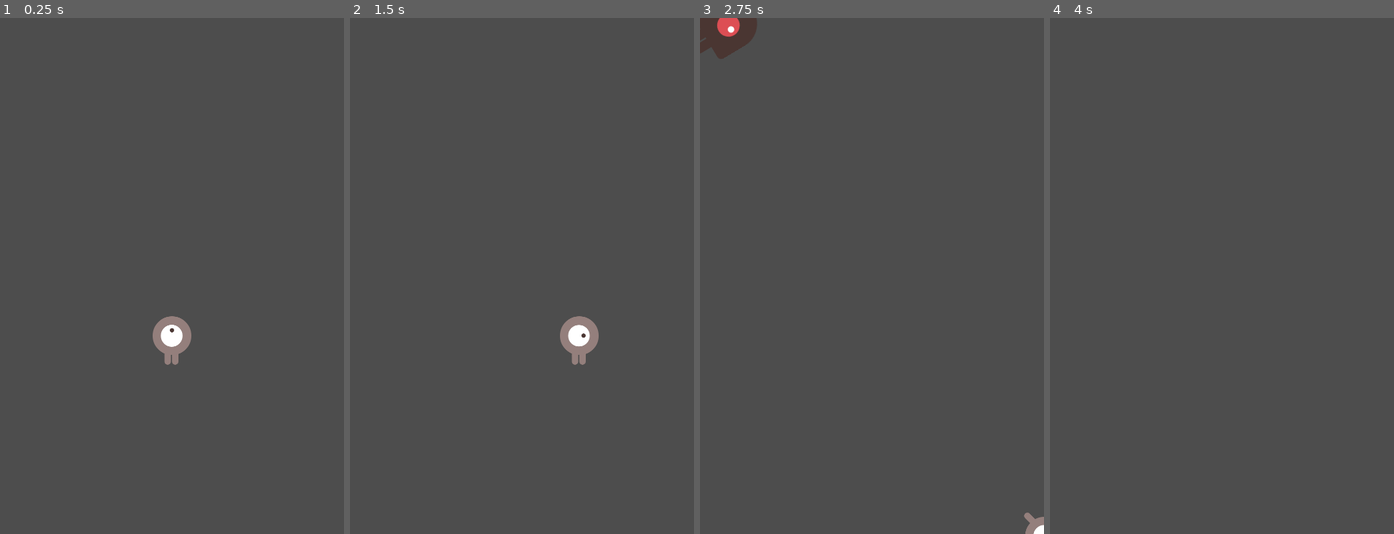
Above: before the commit, frames 1-4 (left to right).
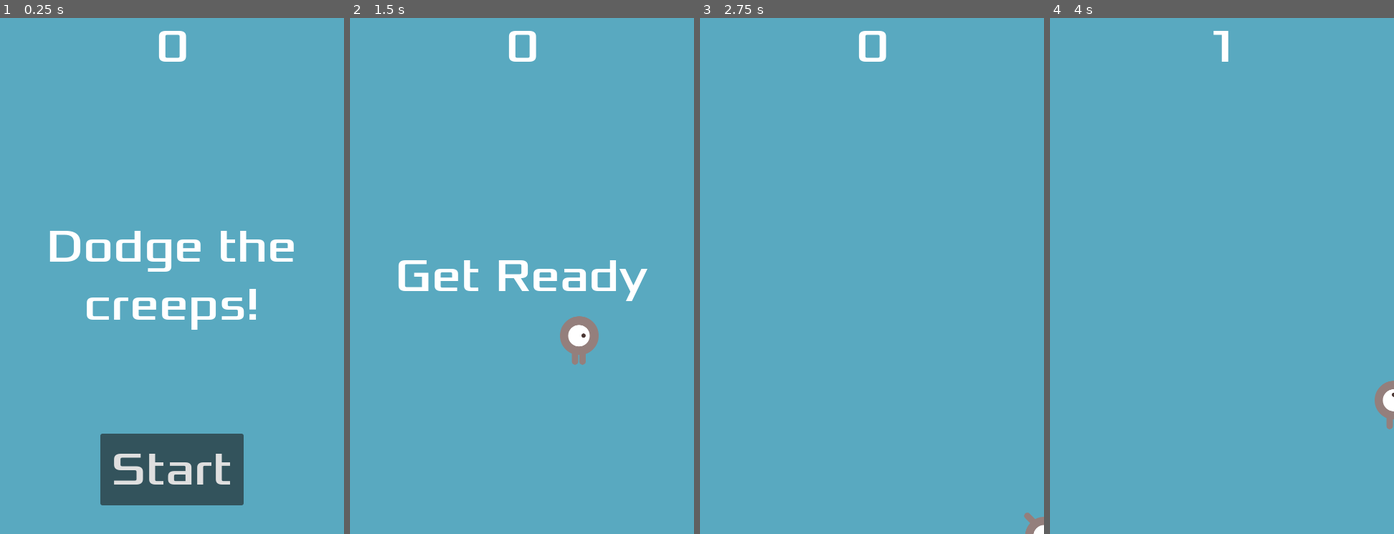
Above: after the commit, the same moments.

Repository: Josiassejod1/2DGame
Game: Godot game, scene res://main.tscn
Same seed, same stepped clock (60 frames per second), same inputs: the game is played once before the commit and once after it.
Inputs (mouse positions are in pixels of both pictures, inside the frame that each line leads up to):
- Up to frame 1 (0.25 s): no input
- Up to frame 2 (1.5 s): click (522, 472) at 0.5 s, where only the run after the commit has a clickable "Start"; tap Enter at 1.25 s; hold Right (move_right) from 1.28 s (still down)
- Up to frame 3 (2.75 s): release Right (move_right) at 2.03 s; hold Down (move_down) from 2.03 s (still down)
- Up to frame 4 (4 s): release Down (move_down) at 2.78 s; hold Right (move_right) 2.78-3.53 s; hold Up (move_up) from 3.53 s (still down)

The runs differ from the first frame. In frame 1, 100% of the frame differs, in the area x 0-100%, y 0-100%; in frame 2, 99%; in frame 3, 100%; in frame 4, 100%.
Error after the commit: Cannot call method 'instantiate' on a null value. (res://main.gd:41)

Commit message:
final updates

Diff:
--- /dev/null
+++ b/hud.gd
@@ -0,0 +1,38 @@
+extends CanvasLayer
+
+signal start_game
+# Called when the node enters the scene tree for the first time.
+func _ready():
+	pass # Replace with function body.
+
+
+# Called every frame. 'delta' is the elapsed time since the previous frame.
+func _process(delta):
+	pass
+
+func show_message(text):
+	$Message.text = text
+	$Message.show()
+	$MessageTimer.start()
+
+
+func show_game_over():
+	show_message("Game Over")
+
+	await $MessageTimer.timeout
+
+	$Message.text = "Dodge the \nCreeps"
+	$Message.show()
+
+	await get_tree().create_timer(1.0).timeout
+	$StartButton.show()
+
+func update_score(score):
+	$ScoreLabel.text = str(score)
+
+func _on_start_button_pressed():
+	$StartButton.hide()
+	start_game.emit()
+
+func _on_message_timer_timeout():
+	$Message.hide()
--- /dev/null
+++ b/hud.tscn
@@ -0,0 +1,67 @@
+[gd_scene load_steps=3 format=3 uid="uid://dbq44jllu4ttl"]
+
+[ext_resource type="Script" path="res://hud.gd" id="1_plmux"]
+[ext_resource type="FontFile" uid="uid://c2up4elk0684y" path="res://fonts/Xolonium-Regular.ttf" id="2_m5o63"]
+
+[node name="HUD" type="CanvasLayer"]
+script = ExtResource("1_plmux")
+
+[node name="Message" type="Label" parent="."]
+custom_minimum_size = Vector2(480, 0)
+anchors_preset = 8
+anchor_left = 0.5
+anchor_top = 0.5
+anchor_right = 0.5
+anchor_bottom = 0.5
+offset_left = -174.0
+offset_top = -81.0
+offset_right = 174.0
+offset_bottom = 81.0
+grow_horizontal = 2
+grow_vertical = 2
+theme_override_fonts/font = ExtResource("2_m5o63")
+theme_override_font_sizes/font_size = 64
+text = "Dodge the
+creeps!"
+horizontal_alignment = 1
+vertical_alignment = 1
+autowrap_mode = 2
+
+[node name="ScoreLabel" type="Label" parent="."]
+anchors_preset = 5
+anchor_left = 0.5
+anchor_right = 0.5
+offset_left = -22.5
+offset_right = 22.5
+offset_bottom = 81.0
+grow_horizontal = 2
+size_flags_horizontal = 6
+theme_override_fonts/font = ExtResource("2_m5o63")
+theme_override_font_sizes/font_size = 64
+text = "0"
+horizontal_alignment = 1
+vertical_alignment = 1
+
+[node name="StartButton" type="Button" parent="."]
+custom_minimum_size = Vector2(200, 100)
+anchors_preset = 7
+anchor_left = 0.5
+anchor_top = 1.0
+anchor_right = 0.5
+anchor_bottom = 1.0
+offset_left = -100.0
+offset_top = -140.0
+offset_right = 100.0
+offset_bottom = -40.0
+grow_horizontal = 2
+grow_vertical = 0
+theme_override_fonts/font = ExtResource("2_m5o63")
+theme_override_font_sizes/font_size = 64
+text = "Start"
+
+[node name="MessageTimer" type="Timer" parent="."]
+wait_time = 2.0
+one_shot = true
+
+[connection signal="pressed" from="StartButton" to="." method="_on_start_button_pressed"]
+[connection signal="timeout" from="MessageTimer" to="." method="_on_message_timer_timeout"]
--- a/main.gd
+++ b/main.gd
@@ -5,8 +5,7 @@
 
 # Called when the node enters the scene tree for the first time.
 func _ready():
-	new_game()
-
+	pass
 
 # Called every frame. 'delta' is the elapsed time since the previous frame.
 func _process(delta):
@@ -16,14 +15,23 @@
 func game_over():
 	$ScoreTimer.stop()
 	$MobTimer.stop()
+	$Main.stop()
+	$DeathSound.play()
+	$HUD.show_message("Get Ready")
 
 func new_game():
 	score = 0
 	$Player.start($StartPosition.position)
 	$StartTimer.start()
+	$HUD.update_score(score)
+	$HUD.show_message("Get Ready")
+	get_tree().call_group("mobs", "queue_free")
+	$DeathSound.stop()
+	$Main.play()
 
 func _on_score_timer_timeout():
 	score += 1
+	$HUD.update_score(score)
 
 func _on_start_timer_timeout():
 	$MobTimer.start()
@@ -43,5 +51,4 @@
 
 	var velocity = Vector2(randf_range(150, 250.0), 0.0)
 	mob.linear_velocity = velocity.rotated(direction)
-	prints(mob)
 	add_child(mob)
--- a/main.tscn
+++ b/main.tscn
@@ -1,8 +1,11 @@
-[gd_scene load_steps=6 format=3 uid="uid://c77f74vjempyg"]
+[gd_scene load_steps=9 format=3 uid="uid://c77f74vjempyg"]
 
 [ext_resource type="Script" path="res://main.gd" id="1_flnhp"]
 [ext_resource type="PackedScene" uid="uid://cruqquv45k5kk" path="res://player.tscn" id="1_wehbx"]
+[ext_resource type="PackedScene" uid="uid://dbq44jllu4ttl" path="res://hud.tscn" id="2_5y5sm"]
 [ext_resource type="PackedScene" uid="uid://ddcp7gi8yy0qf" path="res://mob.tscn" id="2_kyxgd"]
+[ext_resource type="AudioStream" uid="uid://djgdmj1bmnsiw" path="res://art/gameover.wav" id="5_fwaev"]
+[ext_resource type="AudioStream" uid="uid://b1vut2x6e7d1n" path="res://art/House In a Forest Loop.ogg" id="6_qqac1"]
 
 [sub_resource type="Curve2D" id="Curve2D_teu1o"]
 _data = {
@@ -28,7 +31,16 @@
 
 [node name="Main" type="Node"]
 script = ExtResource("1_flnhp")
-mob_scene = ExtResource("2_kyxgd")
+
+[node name="ColorRect" type="ColorRect" parent="."]
+anchors_preset = 15
+anchor_right = 1.0
+anchor_bottom = 1.0
+grow_horizontal = 2
+grow_vertical = 2
+color = Color(0.34902, 0.662745, 0.752941, 1)
+
+[node name="HUD" parent="." instance=ExtResource("2_5y5sm")]
 
 [node name="Player" parent="." instance=ExtResource("1_wehbx")]
 
@@ -51,6 +63,15 @@
 script = SubResource("GDScript_k4rf4")
 mob_scene = ExtResource("2_kyxgd")
 
+[node name="DeathSound" type="AudioStreamPlayer2D" parent="."]
+stream = ExtResource("5_fwaev")
+autoplay = true
+
+[node name="Main" type="AudioStreamPlayer2D" parent="."]
+stream = ExtResource("6_qqac1")
+autoplay = true
+
+[connection signal="start_game" from="HUD" to="." method="new_game"]
 [connection signal="hit" from="Player" to="." method="game_over"]
 [connection signal="timeout" from="MobTimer" to="." method="_on_mob_timer_timeout"]
 [connection signal="timeout" from="ScoreTimer" to="." method="_on_score_timer_timeout"]
--- a/mob.tscn
+++ b/mob.tscn
@@ -47,7 +47,7 @@
 [sub_resource type="CircleShape2D" id="CircleShape2D_8p2if"]
 radius = 52.345
 
-[node name="Mob" type="RigidBody2D"]
+[node name="Mob" type="RigidBody2D" groups=["mobs"]]
 gravity_scale = 2.66454e-15
 script = ExtResource("1_23diq")
 
